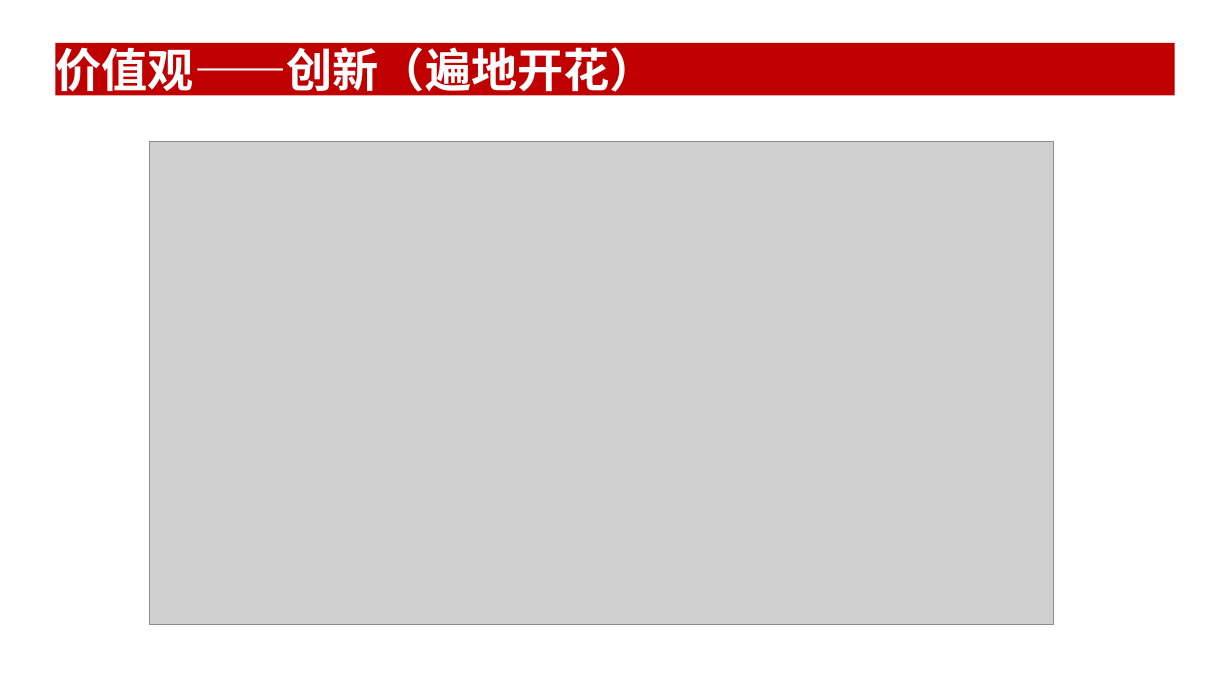
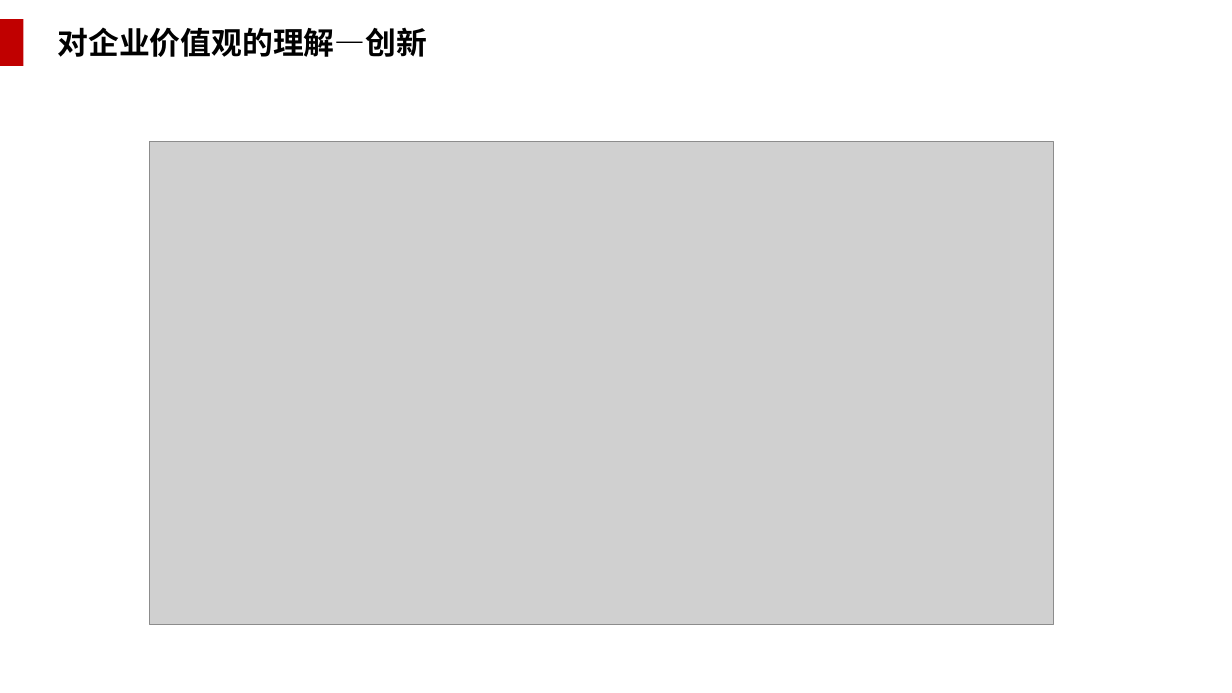
Before and after one commit to WakingFox/myself, a slide deck: slide 20 of 转正述职/王贵成转正述职报告.pptx. Drawn at 1232x693 pixels with LibreOffice and Linux fonts; fonts in the diff are those of the drawing; grey boxes stand for pictures; background and template pictures are left out. Boxes give left, top, right and bottom in pixels: in the first picture for what was removed or moved away, otherwise in the second. Text is boxed around its words. In the diff, an @@ line names an element or a change of style, - is before the commit and + after.

```diff
--- a/转正述职/王贵成转正述职报告.pptx
+++ b/转正述职/王贵成转正述职报告.pptx
@@ rectangle added at (0, 19, 23, 67), fill #C00000 @@
@@ text added at (58, 27, 428, 57), 24 pt, text #000000, bold @@
+对企业价值观的理解—创新
@@ title removed at (55, 43, 1175, 95) @@
-价值观——创新（遍地开花）
```
Also in this commit, not shown: 16 other slides changed.
